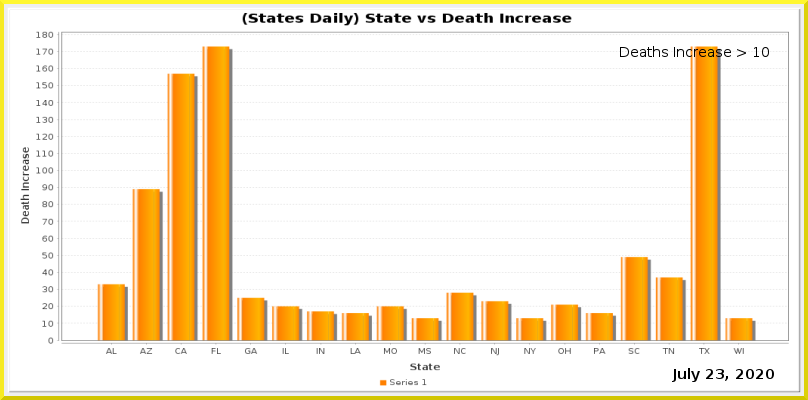
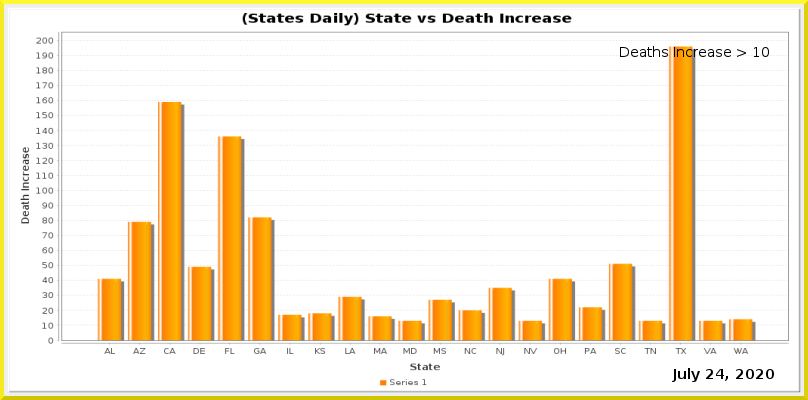
Comparing the layer stacks of the two 808×400 images. Changes:
painted on "Current Date" over [716, 369, 724, 379]
painted on "Date_vs_TestIncrease.png" over [36, 31, 789, 356]
